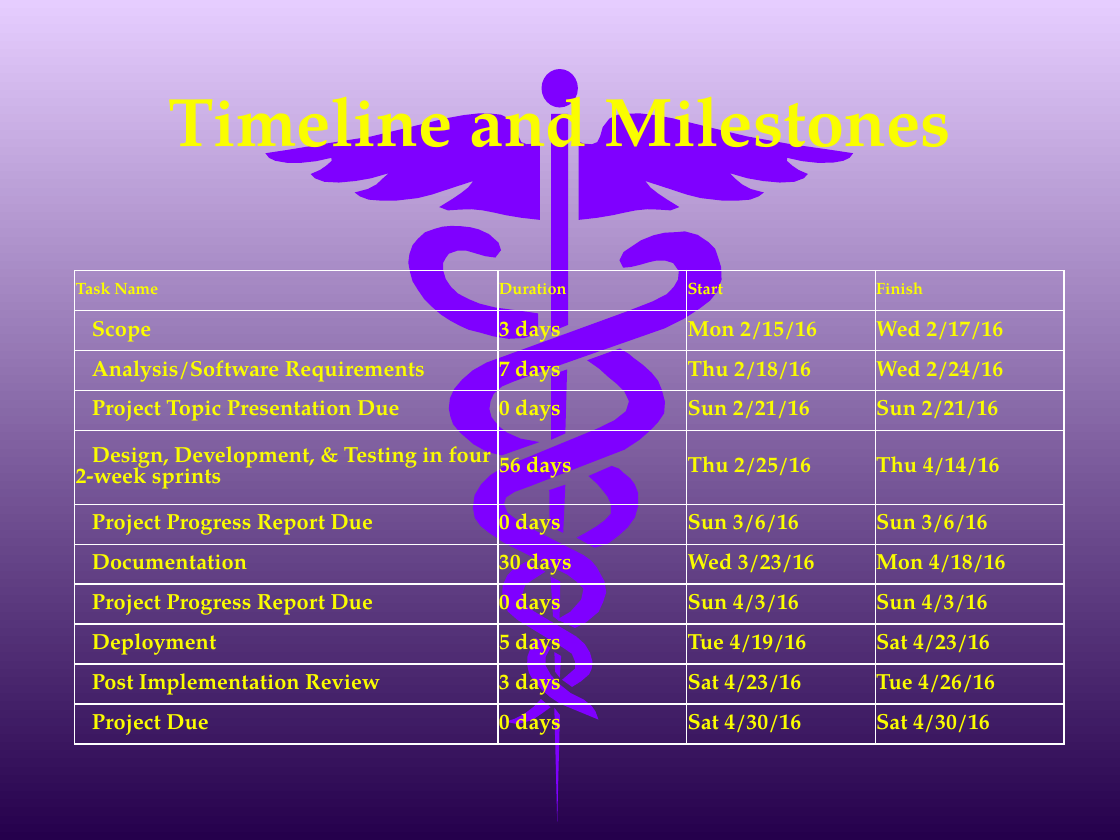
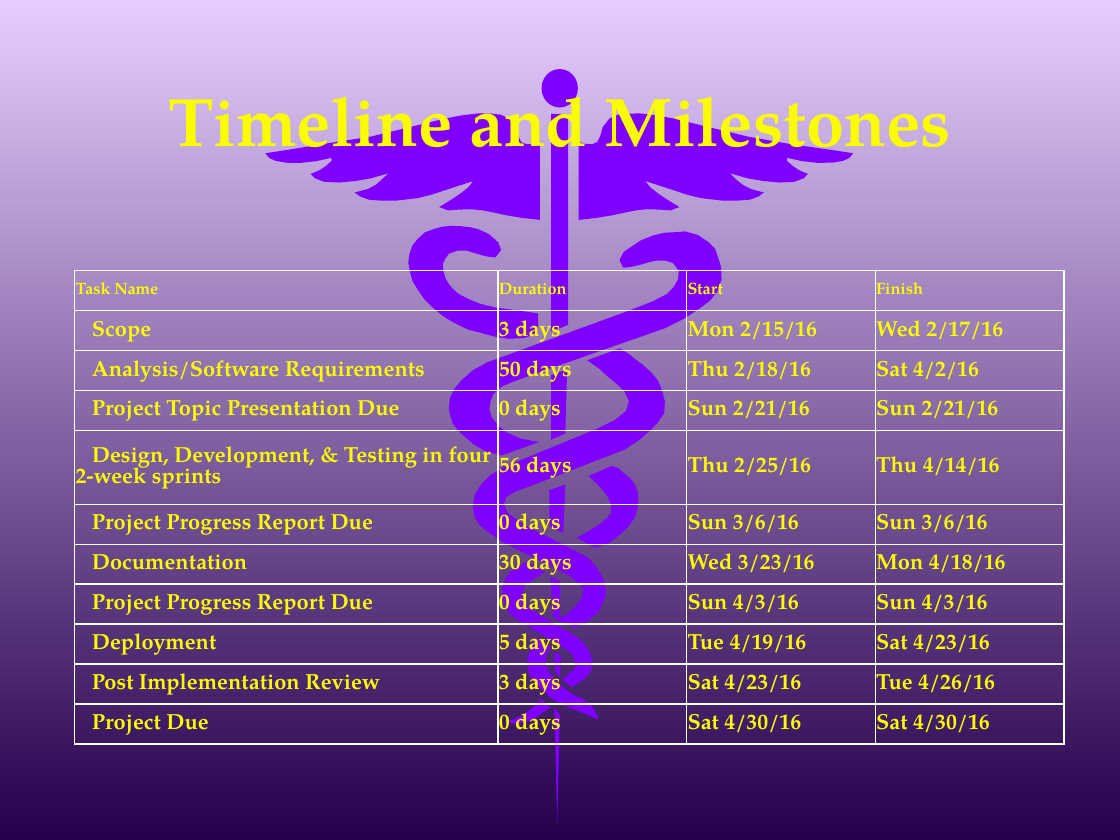
Before and after one commit to AnjaGuillory/FHIRED_Up, a slide deck: slide 10 of Team Deliverable 1/ACA Risk Adjustment EHR Enhancement.pptx. Drawn at 1120x840 pixels with LibreOffice and Linux fonts; fonts in the diff are those of the drawing. Boxes give left, top, right and bottom in pixels: in the first picture for what was removed or moved away, otherwise in the second. Text is boxed around its words. In the diff, an @@ line names an element or a change of style, - is before the commit and + after.

```diff
--- a/Team Deliverable 1/ACA Risk Adjustment EHR Enhancement.pptx
+++ b/Team Deliverable 1/ACA Risk Adjustment EHR Enhancement.pptx
@@ table at (75,271,1063,745) @@
-row 3, column 2: 7 days
+row 3, column 2: 50 days
-row 3, column 4: Wed 2/24/16
+row 3, column 4: Sat 4/2/16
```
Also in this commit, not shown: 5 other slides changed, 2 slides added, 1 slide removed, 2 other files.
